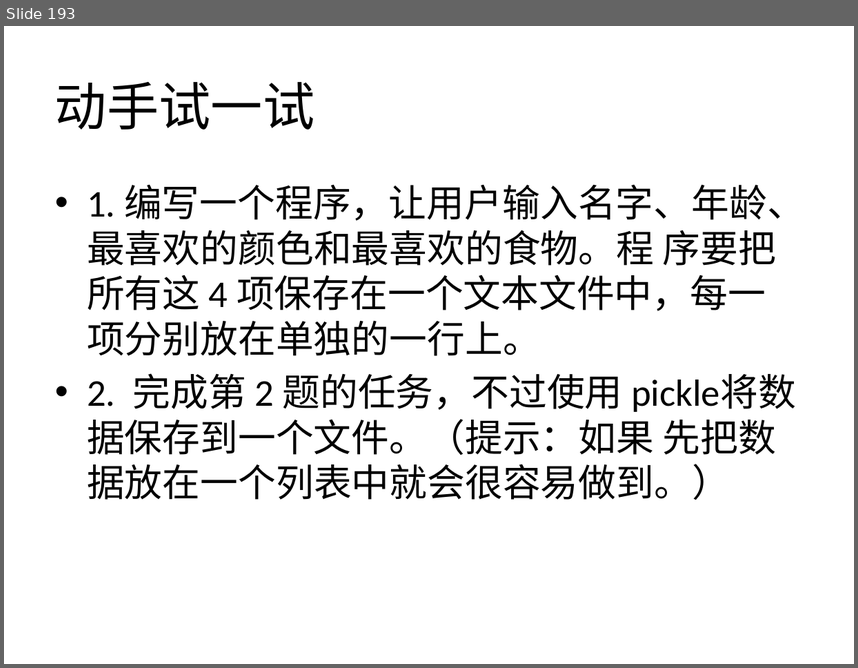
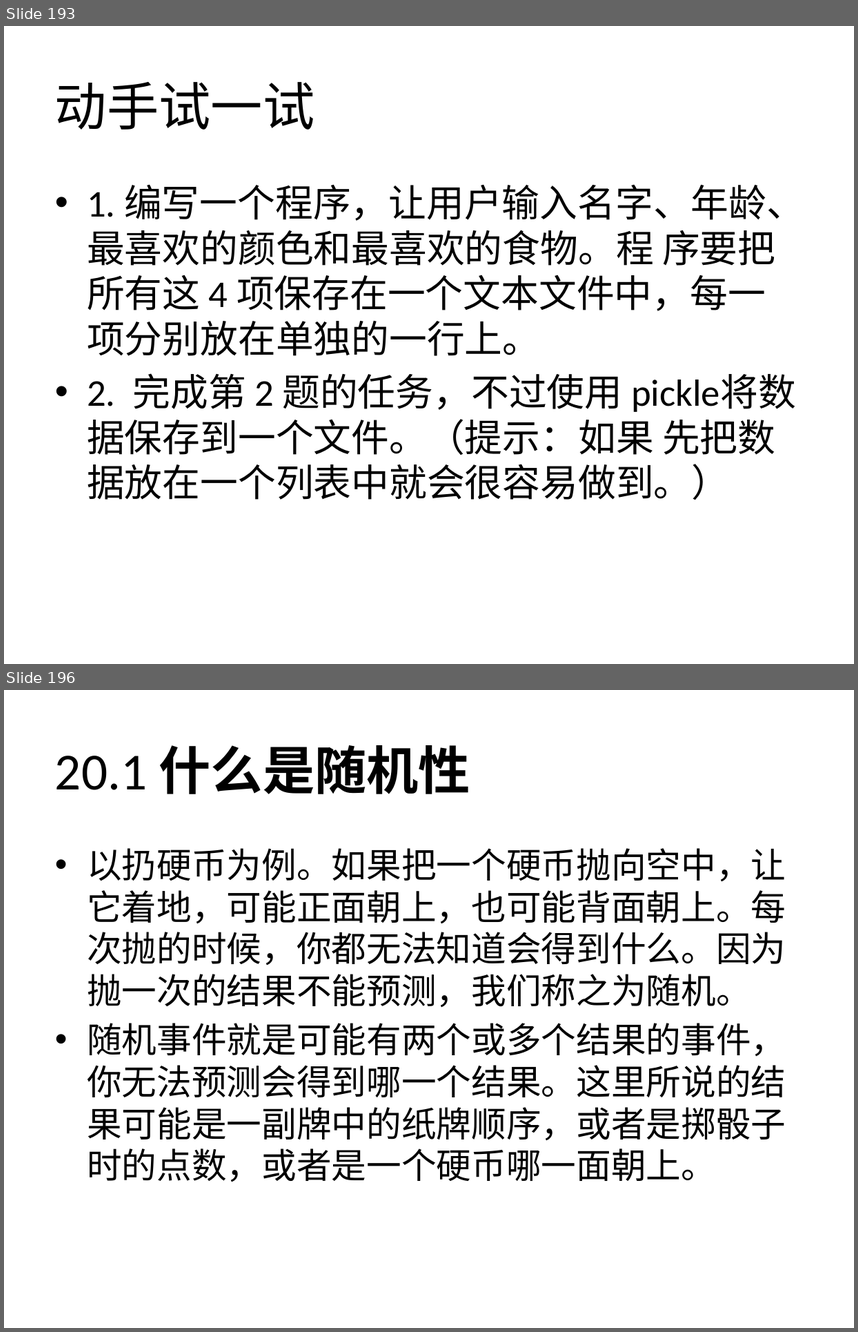
Before and after one commit to zhinan18/Python3, a slide deck: readme/Python3.pptx. Shown one above the other, each under a label of ours: slide 193 before the commit, slides 193 and 196 after it; the slides between them are not shown. The pictures are 858x668 and 858x1332 pixels, drawn with LibreOffice and Linux fonts; fonts in the diff are those of the drawing. Boxes give left, top, right and bottom in pixels: in the first picture for what was removed or moved away, otherwise in the second. Text is boxed around its words. In the diff, an @@ line names an element or a change of style, - is before the commit and + after.

```diff
--- a/readme/Python3.pptx
+++ b/readme/Python3.pptx
@@ slide 196 added at <box>4,690,854,1328</box>, background #FFFFFF @@
@@ title added at <box>55,745,471,794</box>, 44 pt, text #000000, bold @@
+20.1 什么是随机性
@@ text added at <box>87,848,786,1181</box>, 29.6 pt, text #000000 @@
+• 以扔硬币为例。如果把一个硬币抛向空中，让它着地，可能正面朝上，也可能背面朝上。每次抛的时候，你都无法知道会得到什么。因为抛一次的结果不能预测，我们称之为随机。
+• 随机事件就是可能有两个或多个结果的事件，你无法预测会得到哪一个结果。这里所说的结果可能是一副牌中的纸牌顺序，或者是掷骰子时的点数，或者是一个硬币哪一面朝上。
```
Also in this commit, not shown: 9 other slides added, 5 other files.
